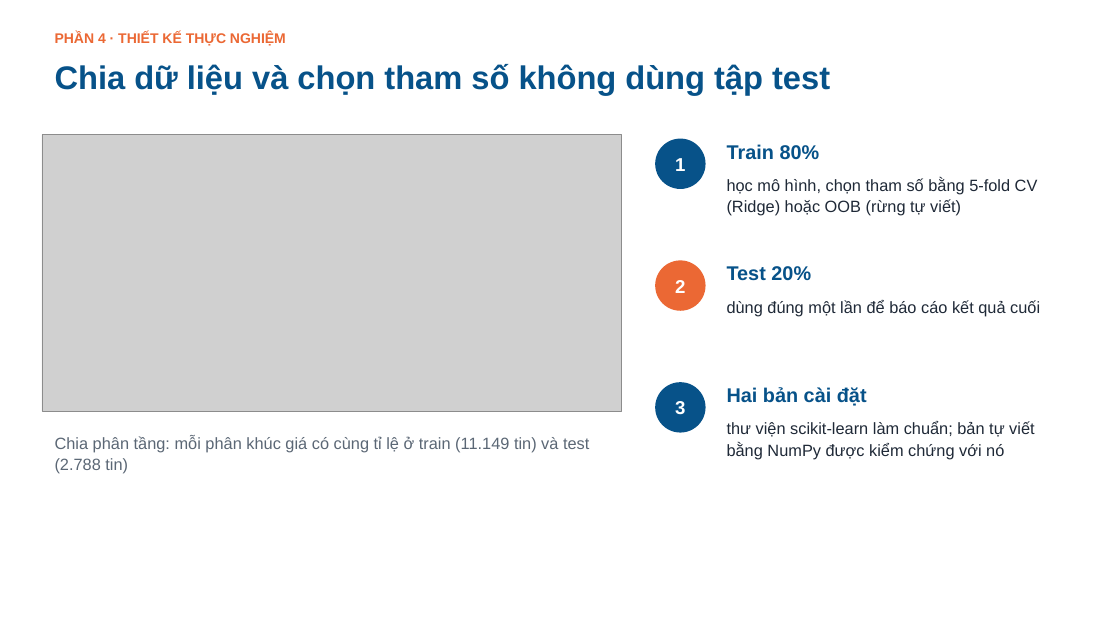
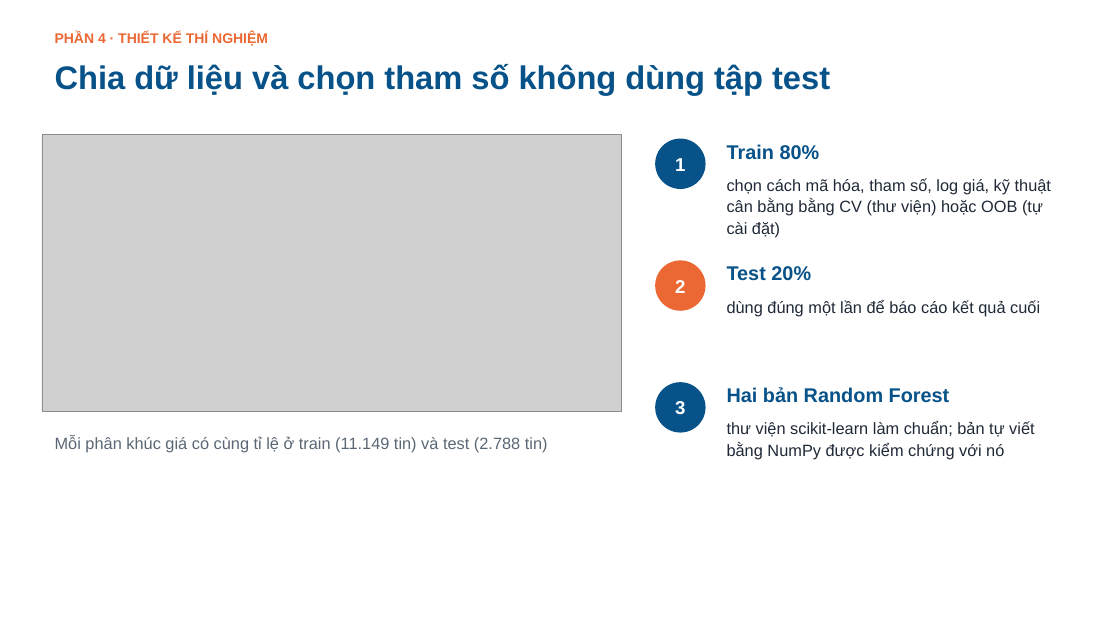
Before and after one commit to tiendc57/DataScience, a slide deck: slide 16 of slides/Bao_cao_Du_doan_gia_o_to.pptx (slide 19 before the commit). Drawn at 1120x630 pixels with LibreOffice and Linux fonts; fonts in the diff are those of the drawing; grey boxes stand for pictures; background and template pictures are left out. Boxes give left, top, right and bottom in pixels: in the first picture for what was removed or moved away, otherwise in the second. Text is boxed around its words. In the diff, an @@ line names an element or a change of style, - is before the commit and + after.

```diff
--- a/slides/Bao_cao_Du_doan_gia_o_to.pptx
+++ b/slides/Bao_cao_Du_doan_gia_o_to.pptx
@@ text at (x1=55, y1=32, x2=268, y2=46): text changed @@
-PHẦN 4 · THIẾT KẾ THỰC NGHIỆM
+PHẦN 4 · THIẾT KẾ THÍ NGHIỆM
@@ text at (x1=727, y1=178, x2=1051, y2=238): text changed @@
-học mô hình, chọn tham số bằng 5-fold CV (Ridge) hoặc OOB (rừng tự viết)
+chọn cách mã hóa, tham số, log giá, kỹ thuật cân bằng bằng CV (thư viện) hoặc OOB (tự cài đặt)
@@ text at (x1=727, y1=387, x2=950, y2=403): text changed @@
-Hai bản cài đặt
+Hai bản Random Forest
@@ text at (x1=55, y1=435, x2=548, y2=452): text changed @@
-Chia phân tầng: mỗi phân khúc giá có cùng tỉ lệ ở train (11.149 tin) và test (2.788 tin)
+Mỗi phân khúc giá có cùng tỉ lệ ở train (11.149 tin) và test (2.788 tin)
```
Also in this commit, not shown: 15 other slides changed, 18 slides added, 18 slides removed, 18 other files.
